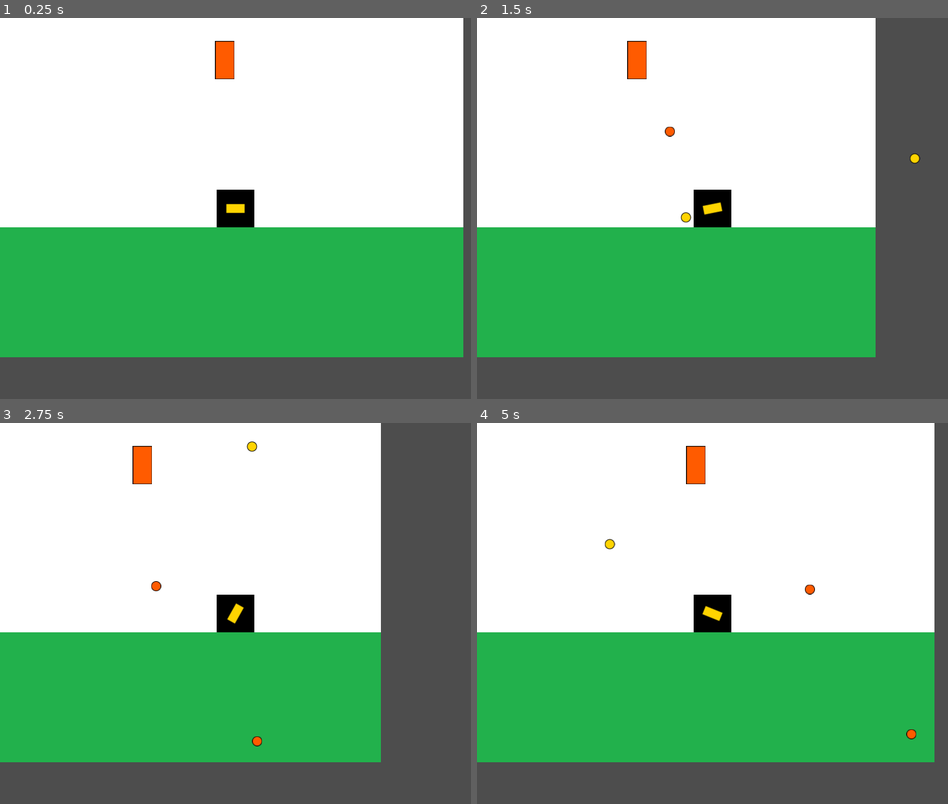
Above: before the commit, frames 1-4 (two rows, left to right).
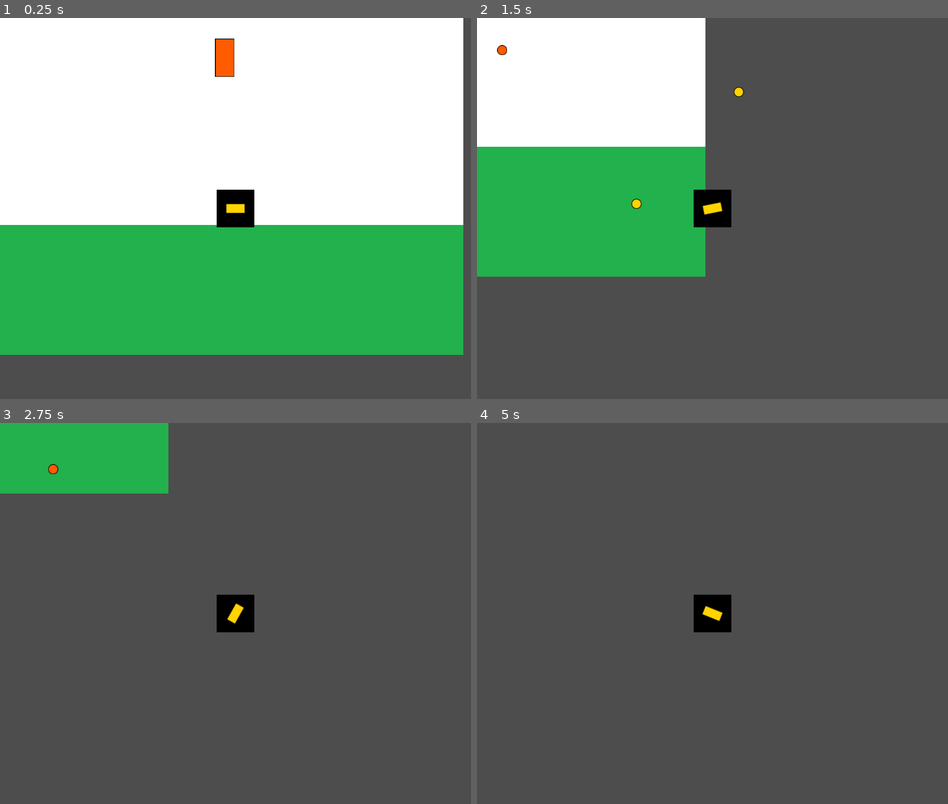
Above: after the commit, the same moments.

Repository: Markosuuu/entregas-ipv-diaz-marcos
Game: Godot game, scene res://Main.tscn
Same seed, same stepped clock (60 frames per second), same inputs: the game is played once before the commit and once after it.
Inputs (mouse positions are in pixels of both pictures, inside the frame that each line leads up to):
- Up to frame 1 (0.25 s): no input
- Up to frame 2 (1.5 s): move the mouse to (816, 189) at 0.52 s; hold D (move_right) 0.53-1.28 s; click (816, 189) at 0.6 s; move the mouse to (618, 227) at 1.27 s; hold A (move_left) from 1.28 s (still down); click (618, 227) at 1.35 s
- Up to frame 3 (2.75 s): move the mouse to (282, 529) at 2.02 s; release A (move_left) at 2.03 s; hold D (move_right) from 2.03 s (still down); click (282, 529) at 2.1 s
- Up to frame 4 (5 s): move the mouse to (688, 689) at 2.77 s; click (688, 689) at 2.85 s; move the mouse to (853, 670) at 3.52 s; release D (move_right) at 3.53 s; hold A (move_left) from 3.53 s (still down); click (853, 670) at 3.6 s; move the mouse to (571, 556) at 4.27 s; click (571, 556) at 4.35 s

The runs differ from the first frame. In frame 1, 1.2% of the frame differs, in the area x 0-99%, y 5-90%; in frame 2, 52%; in frame 3, 71%; in frame 4, 86%, in the area x 0-98%, y 0-90%.

Commit message:
feat: el personaje salta y cae

Diff:
--- a/entrega-3-diaz-marcos/entities/player/Player.gd
+++ b/entrega-3-diaz-marcos/entities/player/Player.gd
@@ -1,24 +1,44 @@
-extends Sprite2D
+extends CharacterBody2D
 
 @onready var canion:Sprite2D = $Canion
 
-var speed = 200 #Pixeles
+@export var ACELERACION: float = 20.0
+@export var VELOCIDAD_LIMITE: float = 600.0
+@export var FRICCION: float = 0.1
+@export var DISTANCIA_SALTO: float = 100
+@export var GRAVEDAD: float = 2
 
+#var velocidad: Vector2 = Vector2.ZERO
 var contenedor_balas: Node
 
 func set_contenedor_balas(container: Node):
+	self.contenedor_balas = container
 	canion.contenedor_balas = container
-	contenedor_balas = container
 
-func _physics_process(delta):
-
+func _get_inputs():
+	# Dirección del cañón
 	var posicion_mouse:Vector2 = get_global_mouse_position()
 	canion.look_at(posicion_mouse)
 
+	# Disparar
 	if Input.is_action_just_pressed("disparar"):
 		canion.disparar()
 
-	# Manera optimizada
-	var direction_optimized:int = int(Input.is_action_pressed("move_right")) - int(Input.is_action_pressed("move_left"))
+	# Moverse
+	var direccion_del_movimiento:int = int(Input.is_action_pressed("move_right")) - int(Input.is_action_pressed("move_left"))
 
-	position.x += direction_optimized * speed * delta
+	if direccion_del_movimiento != 0:
+		velocity.x = clamp(velocity.x + (direccion_del_movimiento * ACELERACION), -VELOCIDAD_LIMITE, VELOCIDAD_LIMITE)
+	else:
+		velocity.x = lerp(velocity.x, 0.0, FRICCION) if abs(velocity.x) > 1.0 else 0.0
+
+	# Saltar
+
+	if Input.is_action_just_pressed("Saltar"):
+		velocity.y += -DISTANCIA_SALTO
+
+
+func _physics_process(delta):
+	_get_inputs()
+	velocity.y += GRAVEDAD
+	self.move_and_slide()
--- a/entrega-3-diaz-marcos/entities/player/Player.tscn
+++ b/entrega-3-diaz-marcos/entities/player/Player.tscn
@@ -6,10 +6,19 @@
 [ext_resource type="Script" uid="uid://c71dvslyk0yf5" path="res://entities/player/canion.gd" id="4_eaotn"]
 [ext_resource type="PackedScene" uid="uid://bbly232rpptjx" path="res://entities/player/bala.tscn" id="5_g3lhm"]
 
-[node name="Player" type="Sprite2D" unique_id=318602814]
+[sub_resource type="RectangleShape2D" id="RectangleShape2D_27kq1"]
+size = Vector2(63, 63)
+
+[node name="Player" type="CharacterBody2D" unique_id=928494726]
 position = Vector2(-0.0635071, 0.165405)
+script = ExtResource("1")
+
+[node name="CollisionShape2D" type="CollisionShape2D" parent="." unique_id=987843505]
+position = Vector2(0.5635071, 0.334595)
+shape = SubResource("RectangleShape2D_27kq1")
+
+[node name="cuerpo" type="Sprite2D" parent="." unique_id=405287412]
 texture = ExtResource("2")
-script = ExtResource("1")
 
 [node name="Canion" type="Sprite2D" parent="." unique_id=1871546713]
 texture = ExtResource("3_l3c03")
